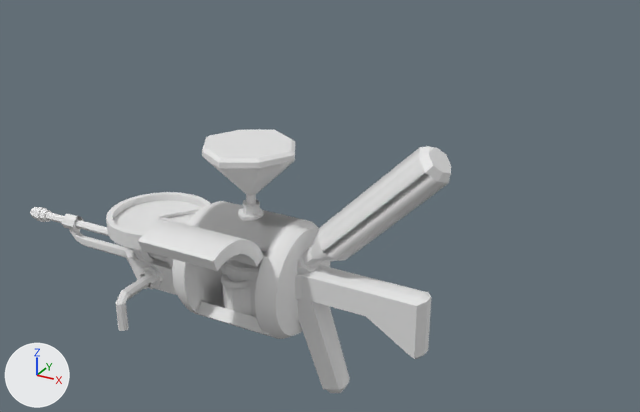
What one commit did to the FBX model Assets/BlenderModels/Repairgun.fbx.
The view is the same before and after, from a 50 mm lens placed at (0.433, -0.795, 0.574), pointed at (-0.007, 0.005, 0.174). Arrows for +X, +Y and +Z are at lower left; the lights stay in place. Where no turn or scale is listed for an object, it has been applied to the vertices. Vertices at the same position are counted once.

Objects in the first picture: 'ChemicalContainer', 'ChemicalContainerHatch', 'Clock', 'DoorHandle', 'DoorHandleSocket', 'ErlenmeyerkolbenSocket', 'Erlmeyer', 'FrontFrame', 'GunGrip', 'GunStock', 'PipeBarrel', 'Pot', 'SodaStream', 'SodaStreamSocket'.
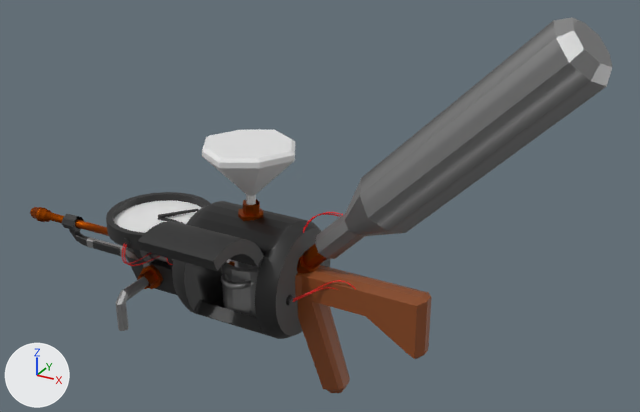
Where the newer file only moved an object's origin or applied its transform, the numbers keep the older frame.

Boxes [x1, y1, x2, y2] around the edits, measured in the pictures (640 x 412 px):
'SodaStream', recoloured, mesh rescaled: before [310, 146, 451, 262]; after [315, 18, 612, 259]
'ChemicalContainer', recoloured (grey to black): [172, 201, 330, 339] in both
'GunStock', recoloured (grey to brown): [295, 265, 431, 359] in both
'ChemicalContainerHatch', recoloured (white to black): [138, 221, 264, 271] in both
'GunGrip', recoloured (grey to brown): [297, 299, 350, 393] in both
'Pot', recoloured: [221, 259, 262, 317] in both
'DoorHandle', recoloured: [116, 277, 149, 331] in both
'PipeBarrel', recoloured (white to brown): [30, 207, 109, 236] in both
'SodaStreamSocket', recoloured (grey to brown): [297, 244, 328, 273] in both
'Cables', added: after [122, 212, 356, 302]
'ErlenmeyerkolbenSocket', recoloured (grey to brown): [238, 199, 263, 221] in both
'DoorHandleSocket', recoloured (grey to brown): [137, 265, 163, 289] in both
'CableConnectors', added: after [122, 237, 295, 306]
part 1 of me_cube_006, recoloured (white to black): [106, 192, 211, 250] in both
part 3 of me_cube_002, added: after [87, 237, 127, 258]
part 4 of me_cube_002, recoloured (grey to black): [62, 213, 177, 295] in both
part 5 of me_cube_002, recoloured: [125, 250, 151, 285] in both

Diff of the bpy script that builds the scene:
```diff
--- a/Assets/BlenderModels/Repairgun.fbx.py
+++ b/Assets/BlenderModels/Repairgun.fbx.py
@@ me_cube_006 @@
 me_cube_006.from_pydata(...)  # 121 vertices, 109 faces; spans x -0.301..-0.1672, y -0.0648..0.069, z 0.0981..0.1179
+# me_cube_006 part 1: 108 of the faces centred in x -0.2999..-0.1684, y -0.0637..0.0679, z 0.0981..0.1179 switch from no material to mat_schwarz (black #252525)
+me_cube_006.materials.append(mat_weiß)  # white #e7e7e7
@@ me_cube_010 @@
 me_cube_010.from_pydata(...)  # 33 vertices, 25 faces; spans x -0.2406..-0.2269, y -0.0922..-0.0281, z -0.0039..0.0467
+me_cube_010.materials.append(mat_metallicgray)  # grey #a3a3a3
@@ me_cube_002 @@
-me_cube_002.from_pydata(...)  # 270 vertices, 244 faces; spans x -0.394..-0.165, y -0.04..0.038, z 0.013..0.099
+me_cube_002.from_pydata(...)  # 330 vertices, 304 faces; spans x -0.394..-0.165, y -0.04..0.038, z 0.013..0.099
+# me_cube_002 part 3: 60 vertices added at x -0.348..-0.301, y -0.005..0.004, z 0.042..0.056
+# me_cube_002 part 4: 206 faces spanning x -0.394..-0.165, y -0.04..0.038, z 0.013..0.099 switch from no material to mat_schwarz (black #252525)
+# me_cube_002 part 5: 28 faces spanning x -0.293..-0.165, y -0.022..0.021, z 0.013..0.057 switch from no material to mat_metallicgray (grey #a3a3a3)
@@ me_cube_012 @@
 me_cube_012.from_pydata(...)  # 68 vertices, 52 faces; spans x -0.251..-0.2177, y -0.0398..-0.0198, z 0.0226..0.0559
+me_cube_012.materials.append(mat_kupfer)  # brown #a04905
@@ me_cube @@
 me_cube.from_pydata(...)  # 50 vertices, 48 faces; spans x -0.0401..0.0325, y -0.0171..0.0158, z -0.0627..0.0806
+me_cube.materials.append(mat_holzbraun)  # brown #8a4920
@@ me_cube_013 @@
 me_cube_013.from_pydata(...)  # 97 vertices, 106 faces; spans x -0.075..0.11, y -0.024..0.023, z -0.075..0.11
+# me_cube_013 part 2: the whole mesh is scaled about its middle by 1.61, then moved by (0.087, 0.0, 0.087)
+me_cube_013.materials.append(mat_metallicgray)  # grey #a3a3a3
@@ me_cube_009 @@
 me_cube_009.from_pydata(...)  # 68 vertices, 52 faces; spans x -0.1131..-0.0798, y -0.0173..0.016, z 0.1417..0.1617
+me_cube_009.materials.append(mat_kupfer)  # brown #a04905
@@ me_cube_011 @@
 me_cube_011.from_pydata(...)  # 66 vertices, 52 faces; spans x -0.0398..0.0083, y -0.0178..0.0155, z 0.0845..0.1318
+me_cube_011.materials.append(mat_kupfer)  # brown #a04905
@@ me_cube_001 @@
 me_cube_001.from_pydata(...)  # 40 vertices, 38 faces; spans x -0.036..0.131, y -0.024..0.023, z 0.02..0.098
+me_cube_001.materials.append(mat_holzbraun)  # brown #8a4920
@@ me_cylinder @@
 me_cylinder.from_pydata(...)  # 320 vertices, 373 faces; spans x -0.1676..-0.0248, y -0.0721..0.0708, z 0.0038..0.1466
+me_cylinder.materials.append(mat_schwarz)  # black #252525
@@ me_cube_015 @@
 me_cube_015.from_pydata(...)  # 1166 vertices, 1042 faces; spans x -0.1339..-0.0606, y -0.0509..0.0509, z 0.0211..0.0921
+me_cube_015.materials.append(mat_metallicgray)  # grey #a3a3a3
@@ me_cube_003 @@
 me_cube_003.from_pydata(...)  # 160 vertices, 160 faces; spans x -0.457..-0.273, y -0.012..0.01, z 0.061..0.083
+me_cube_003.materials.append(mat_kupfer)  # brown #a04905
@@ me_cylinder_004 @@
 me_cylinder_004.from_pydata(...)  # 36 vertices, 34 faces; spans x -0.1447..-0.0477, y -0.1452..-0.0509, z 0.1193..0.1681
+me_cylinder_004.materials.append(mat_schwarz)  # black #252525
@@ ob_cables @@
+ob_cables = bpy.data.objects.new('Cables', me_beziercurve_005)  # 1092 vertices, 1008 faces; spans x -0.237..0.055, y -0.073..0.009, z 0.064..0.172; in mat_material (red #e70612)
+ob_cables.location = (0.0, 0.0, 0.0)
@@ ob_cableconnectors @@
+ob_cableconnectors = bpy.data.objects.new('CableConnectors', me_cylinder_002)  # 256 vertices, 196 faces; spans x -0.24..-0.02, y -0.067..-0.031, z 0.063..0.112; in mat_schwarz (black #252525)
+ob_cableconnectors.location = (0.0, 0.0, 0.0)
```
